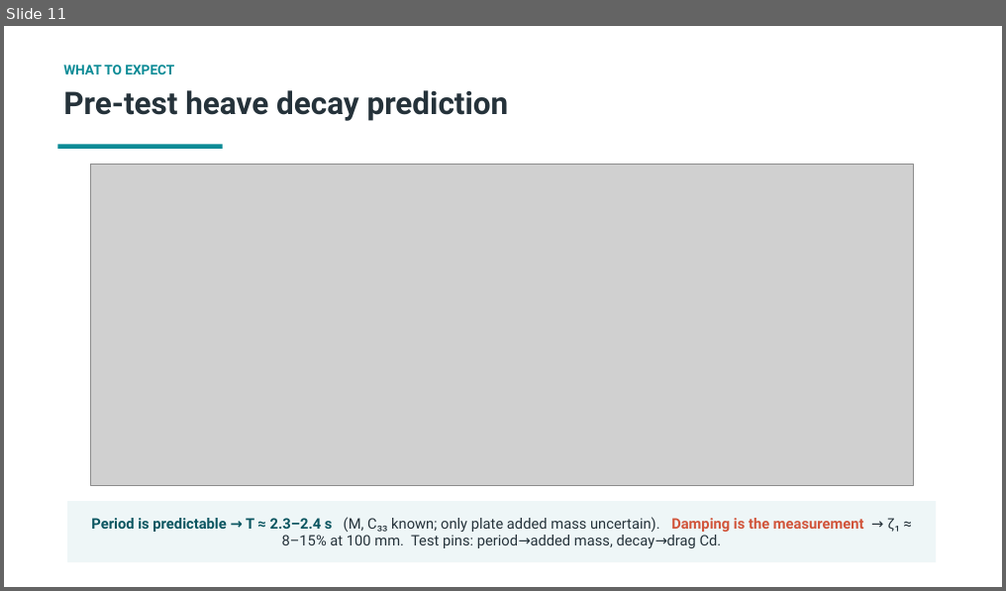
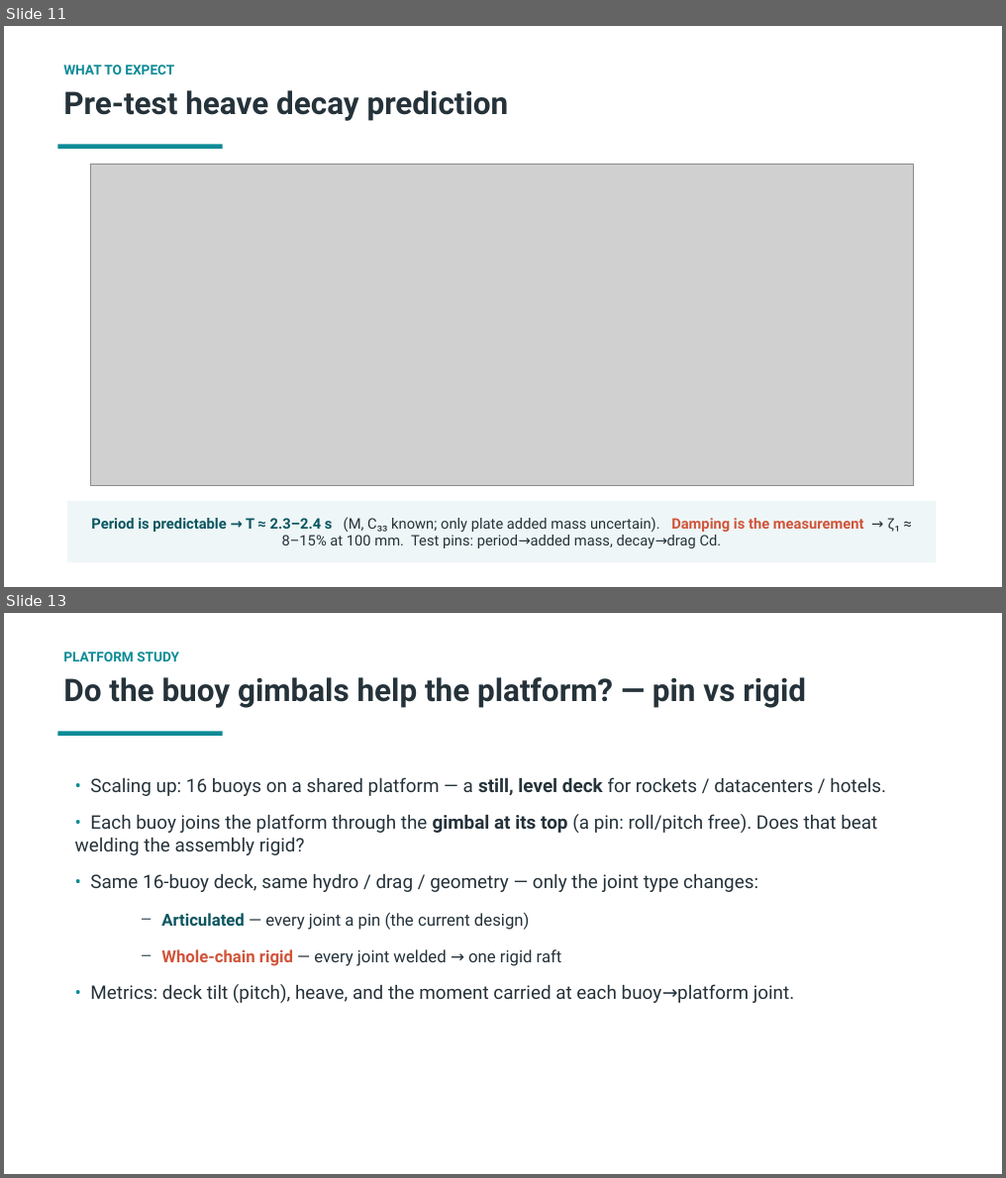
Before and after one commit to xabi80/HSP, a slide deck: studies/osu-test-buoy/Capytaine_analysis_OSU_buoy.pptx. Shown one above the other, each under a label of ours: slide 11 before the commit, slides 11 and 13 after it; the slides between them are not shown. The pictures are 1006x591 and 1006x1178 pixels, drawn with LibreOffice and Linux fonts; fonts in the diff are those of the drawing; grey boxes stand for pictures. Boxes give left, top, right and bottom in pixels: in the first picture for what was removed or moved away, otherwise in the second. Text is boxed around its words. In the diff, an @@ line names an element or a change of style, - is before the commit and + after.

```diff
--- a/studies/osu-test-buoy/Capytaine_analysis_OSU_buoy.pptx
+++ b/studies/osu-test-buoy/Capytaine_analysis_OSU_buoy.pptx
@@ slide 13 added at (x1=4, y1=613, x2=1002, y2=1174), background #FFFFFF @@
@@ text added at (x1=63, y1=652, x2=179, y2=662), 13 pt, text #0C8B96, bold @@
+PLATFORM STUDY
@@ text added at (x1=63, y1=677, x2=806, y2=708), 30 pt, text #25323A, bold @@
+Do the buoy gimbals help the platform? — pin vs rigid
@@ rectangle added at (x1=57, y1=731, x2=223, y2=736), fill #0C8B96 @@
@@ text added at (x1=75, y1=777, x2=886, y2=1003), 18 pt, text #25323A @@
+• Scaling up: 16 buoys on a shared platform — a still, level deck for rockets / datacenters / hotels.
+• Each buoy joins the platform through the gimbal at its top (a pin: roll/pitch free). Does that beat welding the assembly rigid?
+• Same 16-buoy deck, same hydro / drag / geometry — only the joint type changes:
+  – Articulated — every joint a pin (the current design)
+  – Whole-chain rigid — every joint welded → one rigid raft
+• Metrics: deck tilt (pitch), heave, and the moment carried at each buoy→platform joint.
```
Also in this commit, not shown: 2 other slides added, 1 other file.
